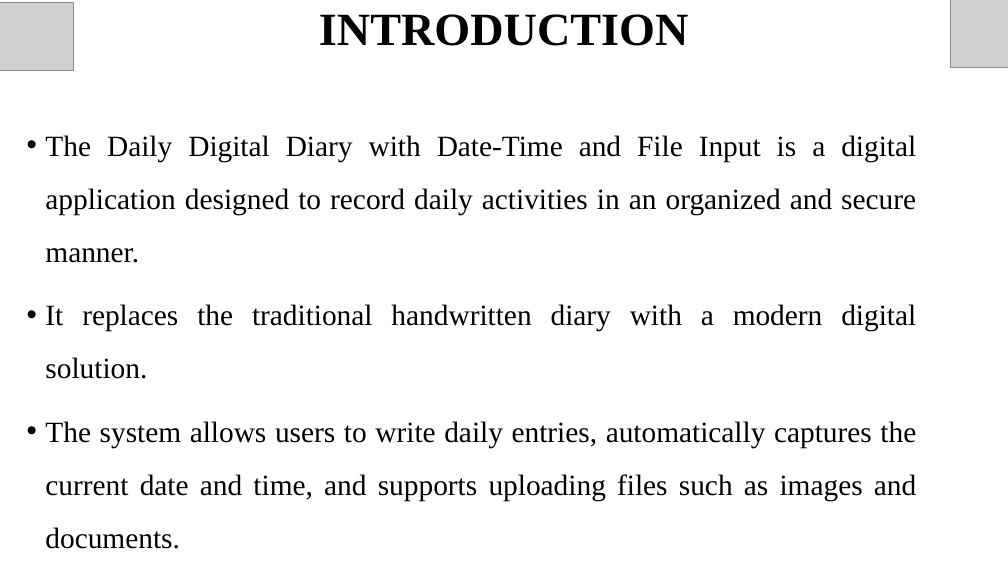
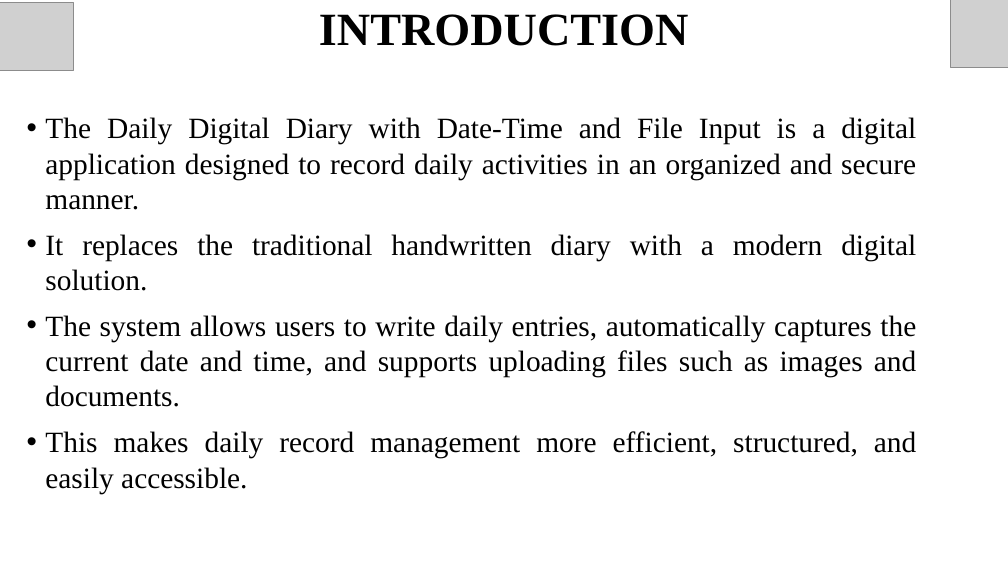
Before and after one commit to 192524483simats-coder/DEVADHARSHINI-E, a slide deck: slide 4 of 192524483_DEVADHARSHINI E PYTHON.pptx (slide 3 before the commit). Drawn at 1008x567 pixels with LibreOffice and Linux fonts; fonts in the diff are those of the drawing; grey boxes stand for pictures. Boxes give left, top, right and bottom in pixels: in the first picture for what was removed or moved away, otherwise in the second. Text is boxed around its words. In the diff, an @@ line names an element or a change of style, - is before the commit and + after.

```diff
--- a/192524483_DEVADHARSHINI E PYTHON.pptx
+++ b/192524483_DEVADHARSHINI E PYTHON.pptx
@@ text "The Daily Digital Diary with ..." at [45,117,916,494]: line spacing 1.5 to 1 @@
```
Also in this commit, not shown: 2 other slides changed, 2 slides added.
